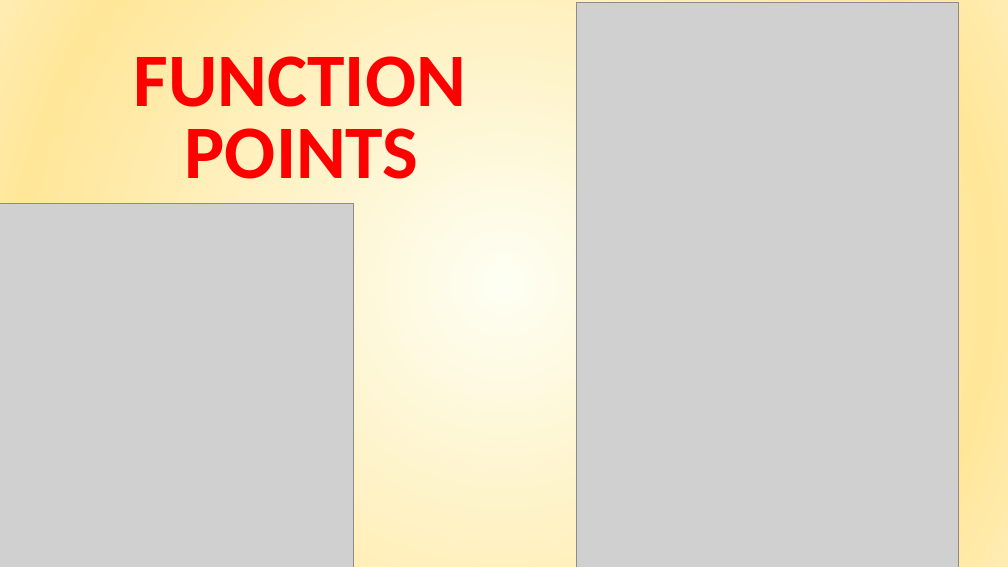
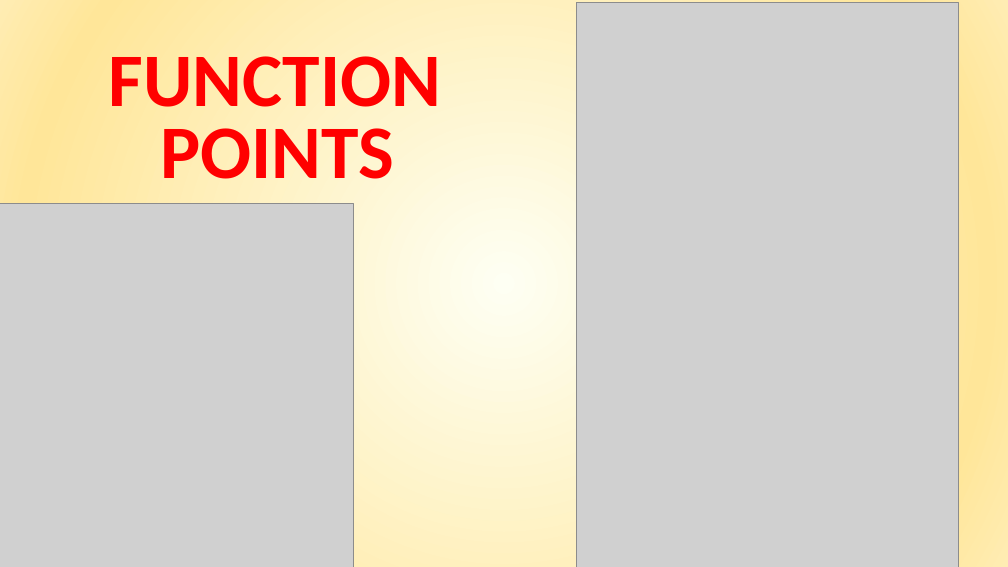
Before and after one commit to giuseppemanzi/manzinicolini, a slide deck: slide 28 of All/final presentation/Final presentation.pptx. Drawn at 1008x567 pixels with LibreOffice and Linux fonts; fonts in the diff are those of the drawing; grey boxes stand for pictures. Boxes give left, top, right and bottom in pixels: in the first picture for what was removed or moved away, otherwise in the second. Text is boxed around its words. In the diff, an @@ line names an element or a change of style, - is before the commit and + after.

```diff
--- a/All/final presentation/Final presentation.pptx
+++ b/All/final presentation/Final presentation.pptx
@@ text "FUNCTION" moved from (x1=134, y1=56, x2=466, y2=179) to (x1=109, y1=56, x2=441, y2=179) @@
```
Also in this commit, not shown: 2 other slides changed, 2 other files.
